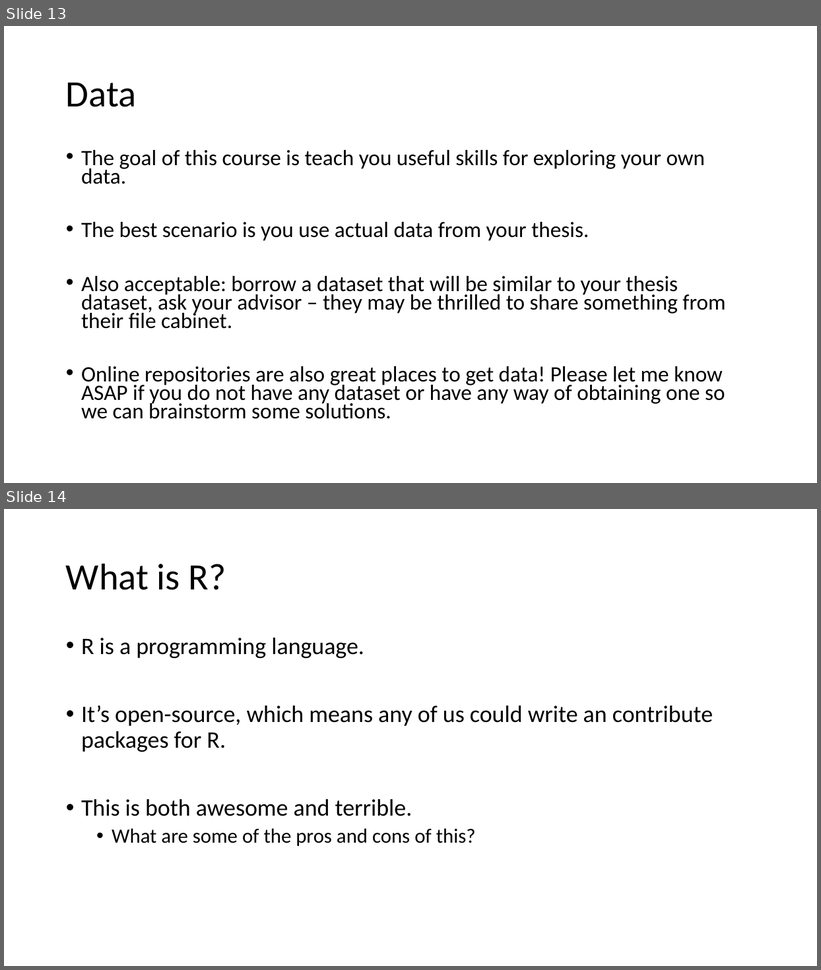
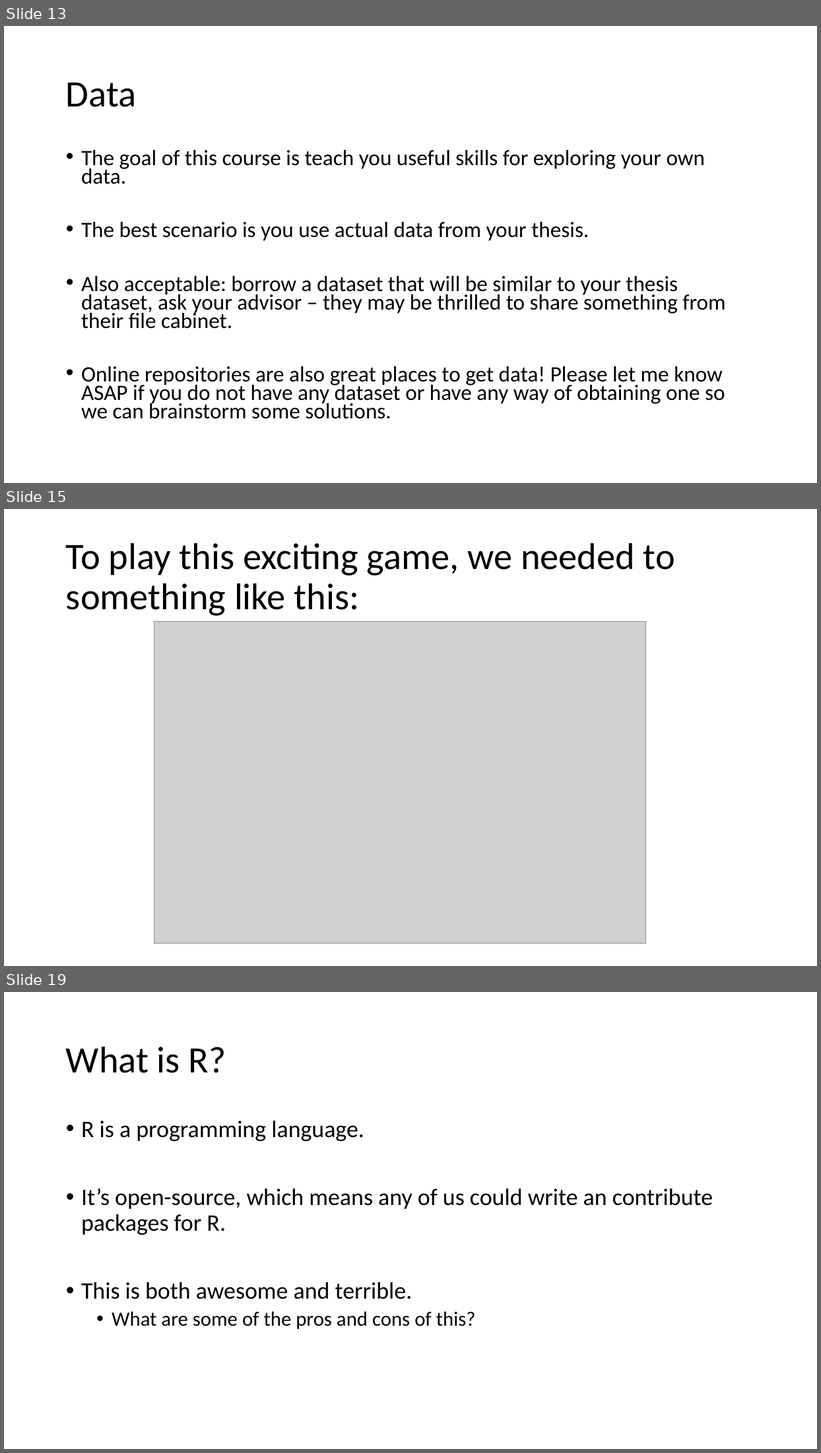
Before and after one commit to VTQuantMethodsEEB/klangwig, a slide deck: lectures/week_1_intro_to_R/le1_intro_to_R.pptx. Shown one above the other, each under a label of ours: slides 13 and 14 before the commit, slides 13, 15 and 19 after it; the slides between them are not shown. The pictures are 821x970 and 821x1453 pixels, drawn with LibreOffice and Linux fonts; fonts in the diff are those of the drawing; grey boxes stand for pictures. Boxes give left, top, right and bottom in pixels: in the first picture for what was removed or moved away, otherwise in the second. Text is boxed around its words. In the diff, an @@ line names an element or a change of style, - is before the commit and + after.

```diff
--- a/lectures/week_1_intro_to_R/le1_intro_to_R.pptx
+++ b/lectures/week_1_intro_to_R/le1_intro_to_R.pptx
@@ slide 15 added at (4,509,817,966), background #FFFFFF @@
@@ title added at (66,543,675,616), 44 pt, text #000000 @@
+To play this exciting game, we needed to something like this:
@@ picture added at (154,622,646,943) @@
@@ what was slide 14 is now slide 19 @@
```
Also in this commit, not shown: 4 slides changed, 4 other slides added, 6 other files.
